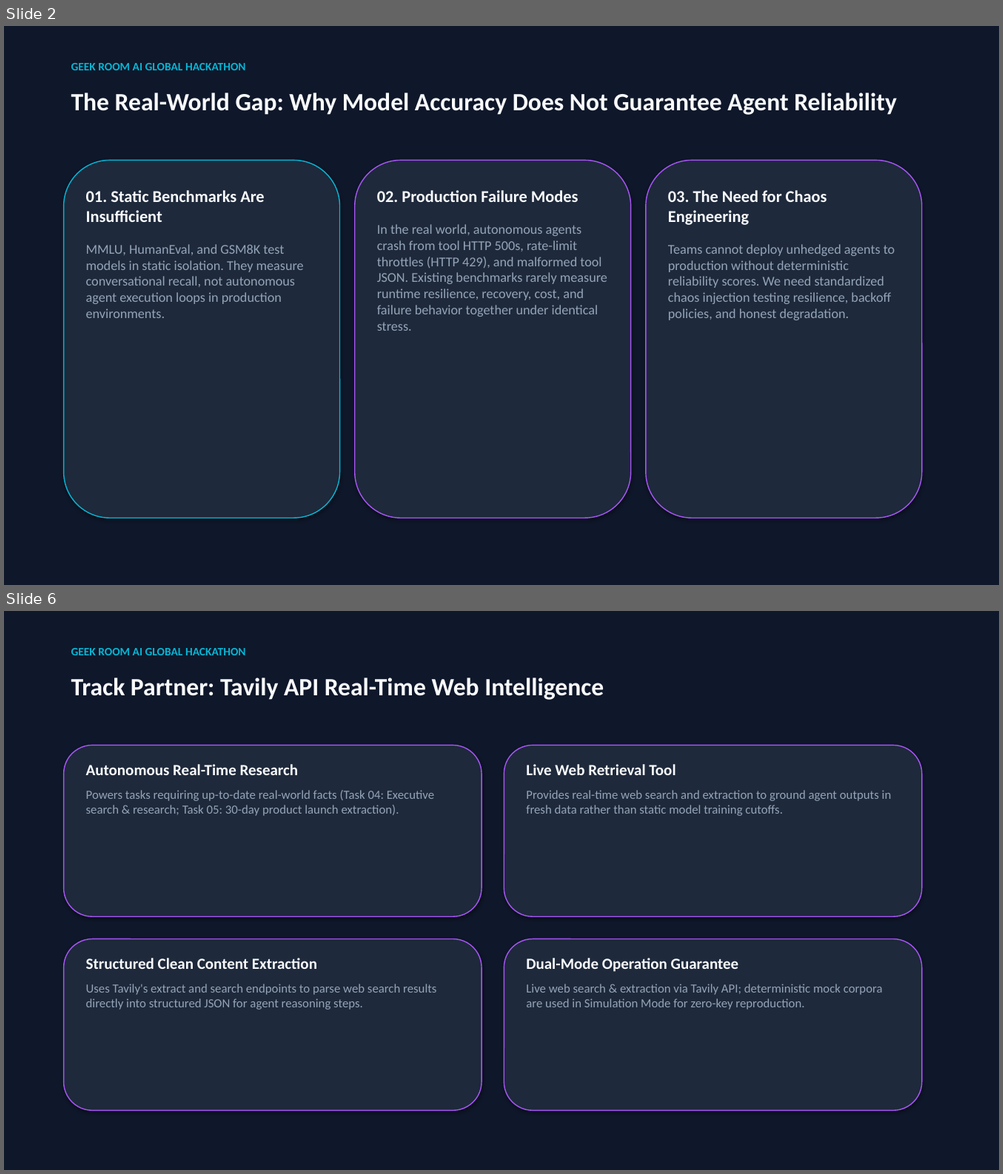
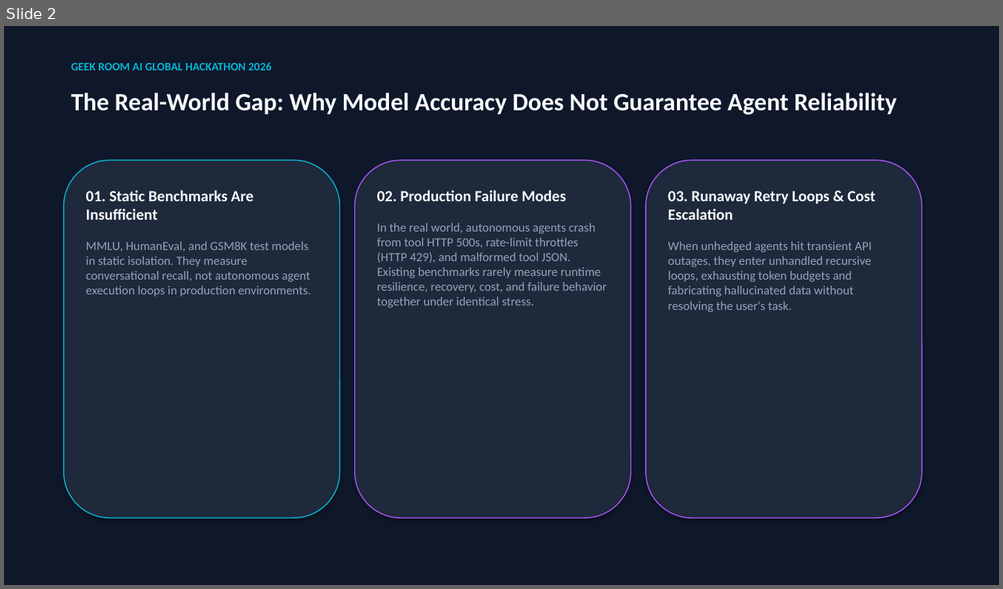
Before and after one commit to Mohan-M04/agentbench-arena, a slide deck: AgentBench_Arena_Hackathon_Pitch_Deck.pptx. Shown one above the other, each under a label of ours: slides 2 and 6 before the commit, slide 2 after it; the slides between them are not shown. The pictures are 1003x1174 and 1003x589 pixels, drawn with LibreOffice and Linux fonts; fonts in the diff are those of the drawing. Boxes give left, top, right and bottom in pixels: in the first picture for what was removed or moved away, otherwise in the second. Text is boxed around its words. In the diff, an @@ line names an element or a change of style, - is before the commit and + after.

```diff
--- a/AgentBench_Arena_Hackathon_Pitch_Deck.pptx
+++ b/AgentBench_Arena_Hackathon_Pitch_Deck.pptx
@@ slide 6 removed at (4,611,999,1170), background #FFFFFF @@
@@ rectangle removed at (4,611,999,1170) @@
@@ text removed at (71,648,246,655) @@
-GEEK ROOM AI GLOBAL HACKATHON
@@ text removed at (71,678,603,700) @@
-Track Partner: Tavily API Real-Time Web Intelligence
@@ rounded rectangle removed at (64,745,481,917) @@
@@ text removed at (86,764,434,816) @@
-Autonomous Real-Time Research
-Powers tasks requiring up-to-date real-world facts (Task 04: Executive search & research; Task 05: 30-day product launch extraction).
@@ rounded rectangle removed at (504,745,922,917) @@
@@ text removed at (526,764,891,816) @@
-Live Web Retrieval Tool
-Provides real-time web search and extraction to ground agent outputs in fresh data rather than static model training cutoffs.
@@ rounded rectangle removed at (64,940,481,1111) @@
@@ rounded rectangle removed at (504,940,922,1111) @@
@@ text removed at (86,958,436,1010) @@
-Structured Clean Content Extraction
-Uses Tavily's extract and search endpoints to parse web search results directly into structured JSON for agent reasoning steps.
@@ text removed at (526,958,882,1010) @@
-Dual-Mode Operation Guarantee
-Live web search & extraction via Tavily API; deterministic mock corpora are used in Simulation Mode for zero-key reproduction.
@@ slide 2 changed as well @@
@@ text at (71,62,271,70): text changed @@
-GEEK ROOM AI GLOBAL HACKATHON
+GEEK ROOM AI GLOBAL HACKATHON 2026
@@ text "01. Static Benchmarks Are Insufficient" at (86,190,310,297): size 16 to 15 pt in "01. Static Benchmarks Are Insufficient"; size 13 to 12 pt in "MMLU, HumanEval, and GSM8K test models in ..." @@
@@ text "02. Production Failure Modes" at (377,190,606,308): size 16 to 15 pt in "02. Production Failure Modes"; size 13 to 12 pt in "In the real world, autonomous agents crash ..." @@
@@ text at (668,191,875,312): text changed; size 13 to 12 pt @@
-03. The Need for Chaos Engineering
-Teams cannot deploy unhedged agents to production without deterministic reliability scores. We need standardized chaos injection testing resilience, backoff policies, and honest degradation.
+03. Runaway Retry Loops & Cost Escalation
+When unhedged agents hit transient API outages, they enter unhandled recursive loops, exhausting token budgets and fabricating hallucinated data without resolving the user's task.
```
Also in this commit, not shown: 6 other slides changed, 3 slides added, 2 other slides removed, 4 other files.
